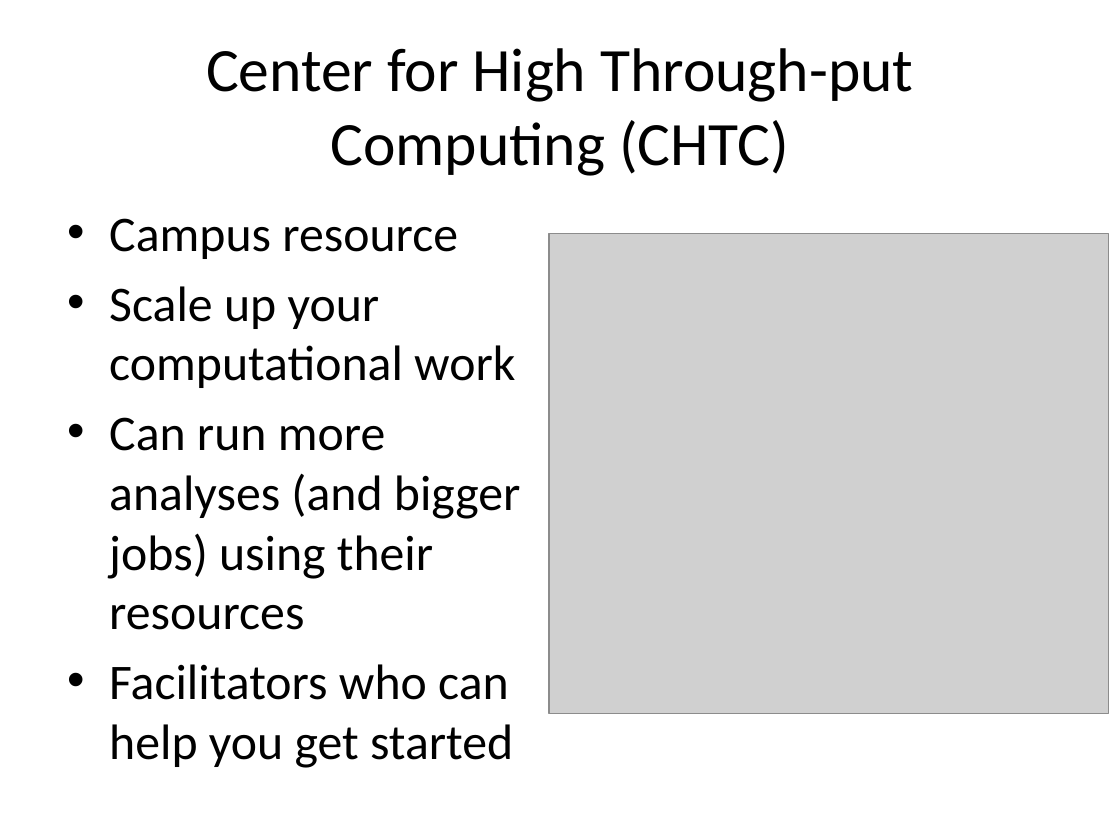
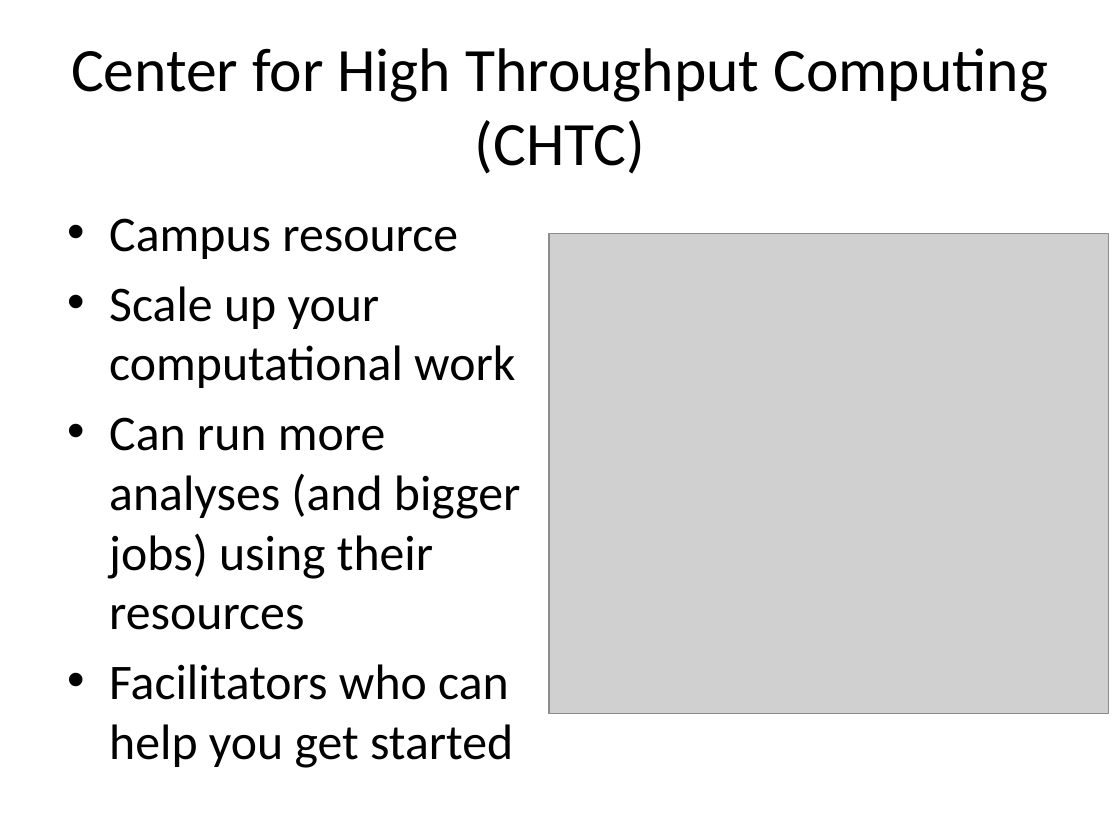
Before and after one commit to ComBEE-UW-Madison/presentations, a slide deck: slide 7 of info/20170830-MDTPorientation.pptx. Drawn at 1120x840 pixels with LibreOffice and Linux fonts; fonts in the diff are those of the drawing; grey boxes stand for pictures. Boxes give left, top, right and bottom in pixels: in the first picture for what was removed or moved away, otherwise in the second. Text is boxed around its words. In the diff, an @@ line names an element or a change of style, - is before the commit and + after.

Commit message:
Fixed typo on CHTC slide of MDTP orienation talk

```diff
--- a/info/20170830-MDTPorientation.pptx
+++ b/info/20170830-MDTPorientation.pptx
@@ title at (x1=71, y1=48, x2=1048, y2=174): text changed @@
-Center for High Through-put Computing (CHTC)
+Center for High Throughput Computing (CHTC)
```
Also in this commit, not shown: 1 other file.
